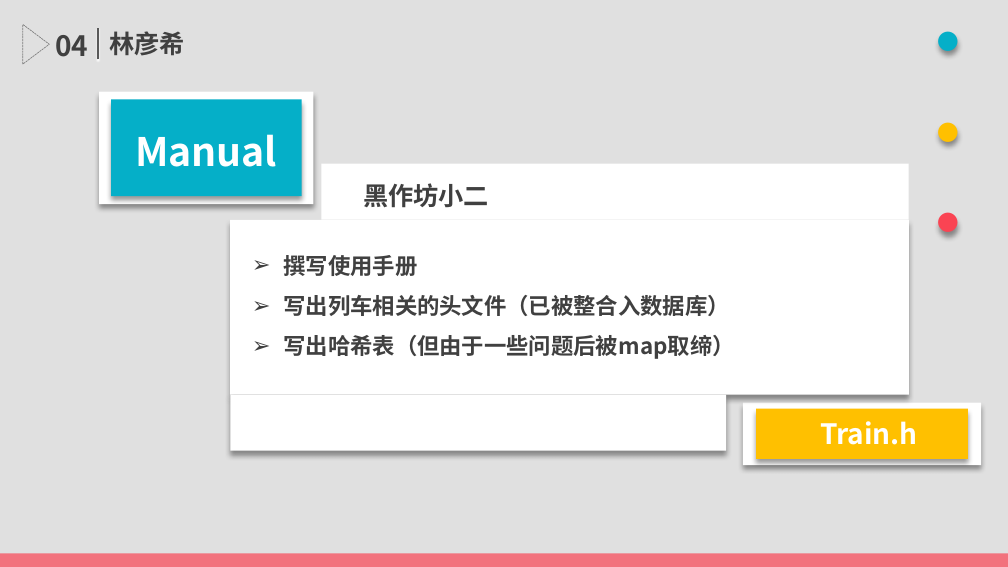
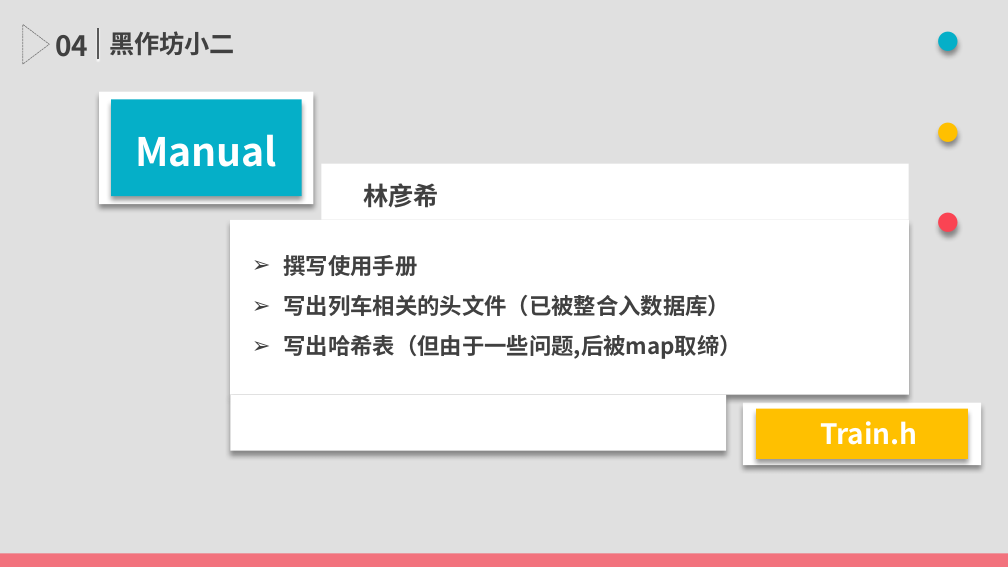
Before and after one commit to TimerChen/TrainTickets, a slide deck: slide 19 of Presentation/presentation.pptx (slide 18 before the commit). Drawn at 1008x567 pixels with LibreOffice and Linux fonts; fonts in the diff are those of the drawing. Boxes give left, top, right and bottom in pixels: in the first picture for what was removed or moved away, otherwise in the second. Text is boxed around its words. In the diff, an @@ line names an element or a change of style, - is before the commit and + after.

```diff
--- a/Presentation/presentation.pptx
+++ b/Presentation/presentation.pptx
@@ text at (109, 31, 235, 55): text changed @@
-林彦希
+黑作坊小二
@@ text at (363, 183, 439, 208): text changed @@
-黑作坊小二
+林彦希
@@ text at (283, 335, 742, 359): text changed @@
-➢ 写出哈希表（但由于一些问题后被map取缔）
+➢ 写出哈希表（但由于一些问题,后被map取缔）
```
Also in this commit, not shown: 7 other slides changed, 1 slide added.
